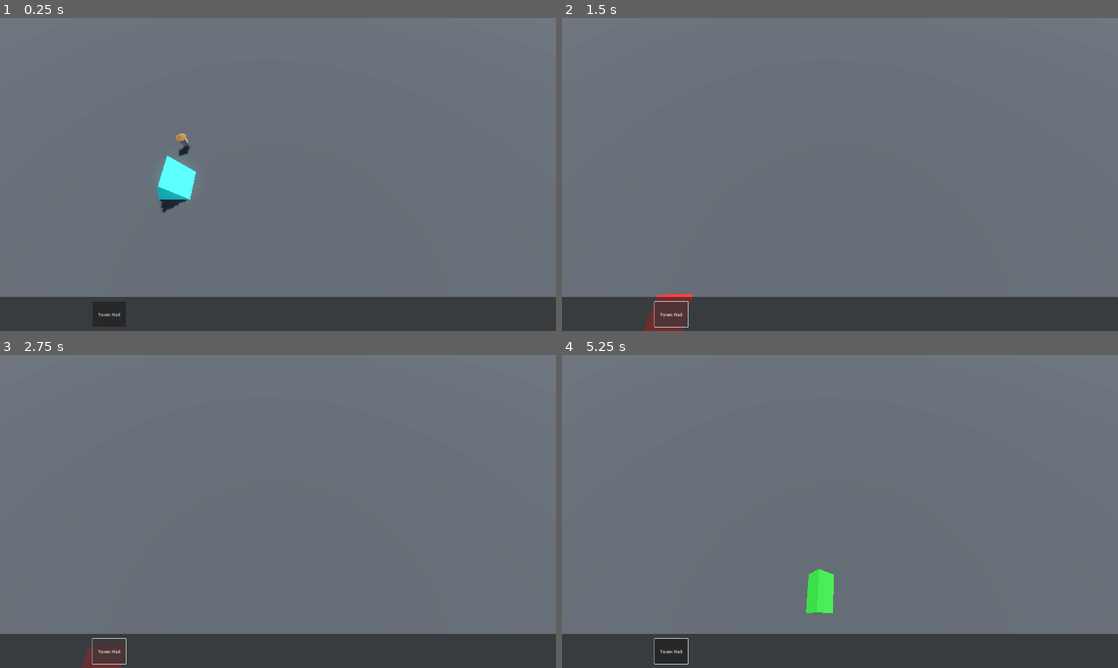
Above: before the commit, frames 1-4 (two rows, left to right).
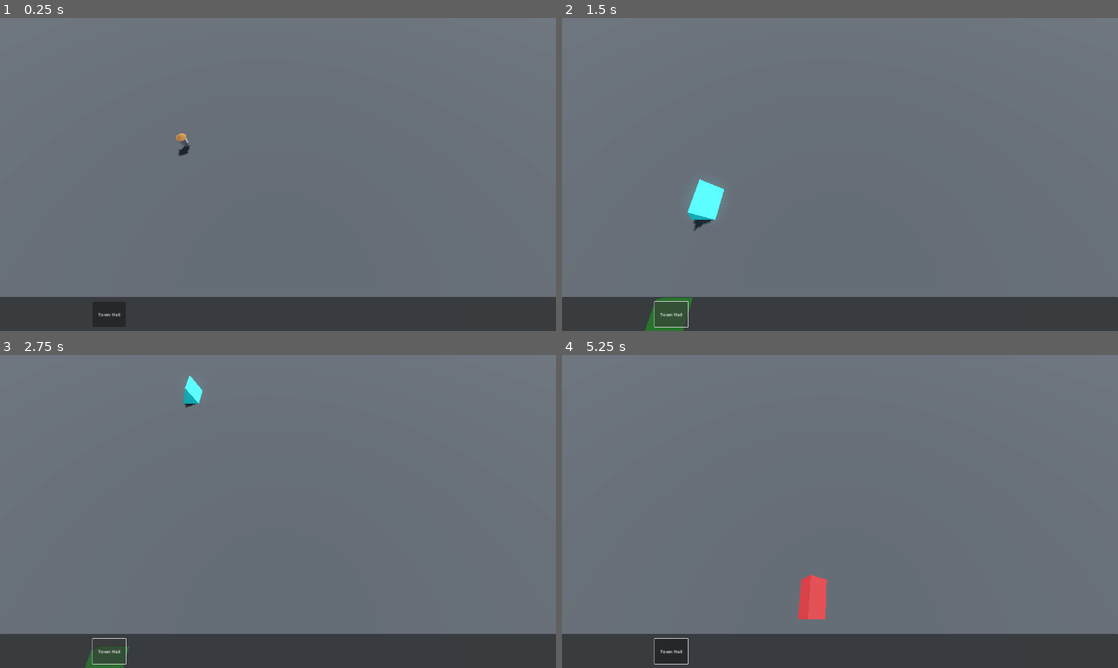
Above: after the commit, the same moments.

Repository: RishithPaida/4501-Final
Game: Godot game, scene res://Scenes/Test.tscn
Same seed, same stepped clock (60 frames per second), same inputs: the game is played once before the commit and once after it.
Inputs (mouse positions are in pixels of both pictures, inside the frame that each line leads up to):
- Up to frame 1 (0.25 s): no input
- Up to frame 2 (1.5 s): click "Town Hall" at 0.5 s; click "Town Hall" at 1.25 s
- Up to frame 3 (2.75 s): click "Town Hall" at 2 s
- Up to frame 4 (5.25 s): move the mouse to (962, 495) at 2.77 s; click (962, 495) at 2.85 s; move the mouse to (728, 527) at 3.52 s; right-click (728, 527) at 3.6 s; move the mouse to (895, 442) at 4.27 s; tap Mouse wheel down (scroll_down) at 4.35 s; tap Enter at 5 s; move the mouse to (812, 574) at 5.02 s; tap Mouse wheel up (scroll_up) at 5.1 s

The runs differ from the first frame. In frame 1, 0.8% of the frame differs, in the area x 28-36%, y 44-63%; in frame 2, 1.4%, in the area x 14-30%, y 51-100%; in frame 3, 0.6%; in frame 4, 0.9%.

Commit message:
buildings cant be placed ontop of each other

Diff:
--- a/Scenes/Test.tscn
+++ b/Scenes/Test.tscn
@@ -1,6 +1,5 @@
-[gd_scene load_steps=10 format=3 uid="uid://k2xfap81tes4"]
+[gd_scene load_steps=9 format=3 uid="uid://k2xfap81tes4"]
 
-[ext_resource type="PackedScene" uid="uid://bej3fdfwiy5em" path="res://Scenes/Townhall.tscn" id="1_4hxa1"]
 [ext_resource type="PackedScene" uid="uid://duj0jarfvkgt3" path="res://Scenes/Goblin.tscn" id="2_lrcm3"]
 [ext_resource type="PackedScene" uid="uid://dwqdc3uym0exy" path="res://Scenes/Camera.tscn" id="3_rv4do"]
 [ext_resource type="PackedScene" uid="uid://x8tfgp16kvyg" path="res://Scenes/Interface.tscn" id="4_ggmv6"]
@@ -37,9 +36,6 @@
 mesh = SubResource("PlaneMesh_5saq8")
 surface_material_override/0 = SubResource("StandardMaterial3D_v3q64")
 
-[node name="Townhall" parent="." instance=ExtResource("1_4hxa1")]
-transform = Transform3D(1, 0, 0, 0, 1, 0, 0, 0, 1, 0, 0.550348, 3.04596)
-
 [node name="Goblin" parent="." instance=ExtResource("2_lrcm3")]
 
 [node name="Camera" parent="." instance=ExtResource("3_rv4do")]
--- a/Scenes/Townhall.tscn
+++ b/Scenes/Townhall.tscn
@@ -1,4 +1,6 @@
-[gd_scene load_steps=4 format=3 uid="uid://bej3fdfwiy5em"]
+[gd_scene load_steps=5 format=3 uid="uid://bej3fdfwiy5em"]
+
+[ext_resource type="Script" path="res://Scripts/BuildingDemiGod.gd" id="1_hb4dk"]
 
 [sub_resource type="ConvexPolygonShape3D" id="ConvexPolygonShape3D_dsipb"]
 points = PackedVector3Array(0, 0.5, 0.5, 0.5, -0.5, 0.5, 0, 0.5, -0.5, -0.5, -0.5, 0.5, 0.5, -0.5, -0.5, -0.5, -0.5, -0.5)
@@ -8,8 +10,9 @@
 [sub_resource type="StandardMaterial3D" id="StandardMaterial3D_ss8wf"]
 albedo_color = Color(0.184314, 1, 1, 1)
 
-[node name="Townhall" type="StaticBody3D"]
+[node name="Townhall" type="StaticBody3D" groups=["building"]]
 transform = Transform3D(1, 0, 0, 0, 1, 0, 0, 0, 1, 0, 0.550348, 0)
+script = ExtResource("1_hb4dk")
 
 [node name="CollisionShape3D" type="CollisionShape3D" parent="."]
 transform = Transform3D(2, 0, 0, 0, 2, 0, 0, 0, 2, 0, 0.441849, 0)
@@ -20,3 +23,12 @@
 mesh = SubResource("PrismMesh_wxnbr")
 skeleton = NodePath("")
 surface_material_override/0 = SubResource("StandardMaterial3D_ss8wf")
+
+[node name="Area3D" type="Area3D" parent="." groups=["building"]]
+
+[node name="CollisionShape3D2" type="CollisionShape3D" parent="Area3D"]
+transform = Transform3D(2, 0, 0, 0, 2, 0, 0, 0, 2, 0, 0.441849, 0)
+shape = SubResource("ConvexPolygonShape3D_dsipb")
+
+[connection signal="body_entered" from="Area3D" to="." method="_on_area_3d_body_entered"]
+[connection signal="body_exited" from="Area3D" to="." method="_on_area_3d_body_exited"]
--- a/Scripts/BuildingDemiGod.gd
+++ b/Scripts/BuildingDemiGod.gd
@@ -9,3 +9,14 @@
 # Called every frame. 'delta' is the elapsed time since the previous frame.
 func _process(delta):
 	pass
+
+
+func _on_area_3d_body_entered(body):
+	print(body)
+	if body.is_in_group("building"):
+		BuildingGod.can_build = false
+
+
+func _on_area_3d_body_exited(body):
+	if body.is_in_group("building"):
+		BuildingGod.can_build = true
--- a/Scripts/BuildingGod.gd
+++ b/Scripts/BuildingGod.gd
@@ -34,7 +34,7 @@
 		var from = camera.project_ray_origin(get_viewport().get_mouse_position())
 		var to = from + camera.project_ray_normal(get_viewport().get_mouse_position()) * 1000
 		var mouse_pos = Plane(Vector3.UP, transform.origin.y).intersects_ray(from, to)
-		Curr_Selected_Building.position = Vector3(mouse_pos.x,mouse_pos.y,mouse_pos.z)
+		Curr_Selected_Building.position = Vector3(round(mouse_pos.x),round(mouse_pos.y),round(mouse_pos.z))
 
 
 		if can_build:
--- a/Scripts/InterfaceGod.gd
+++ b/Scripts/InterfaceGod.gd
@@ -16,12 +16,10 @@
 
 
 func _on_ui_area_area_entered(area):
-	print("entered")
 	if area.is_in_group("mouse_area"):
 		BuildingGod.can_build = false
 
 
 func _on_ui_area_area_exited(area):
-	print("exited")
 	if area.is_in_group("mouse_area"):
 		BuildingGod.can_build = true
--- a/project.godot
+++ b/project.godot
@@ -24,6 +24,7 @@
 
 window/size/viewport_width=1920
 window/size/viewport_height=1080
+window/size/initial_position_type=2
 window/stretch/mode="canvas_items"
 
 [input]
